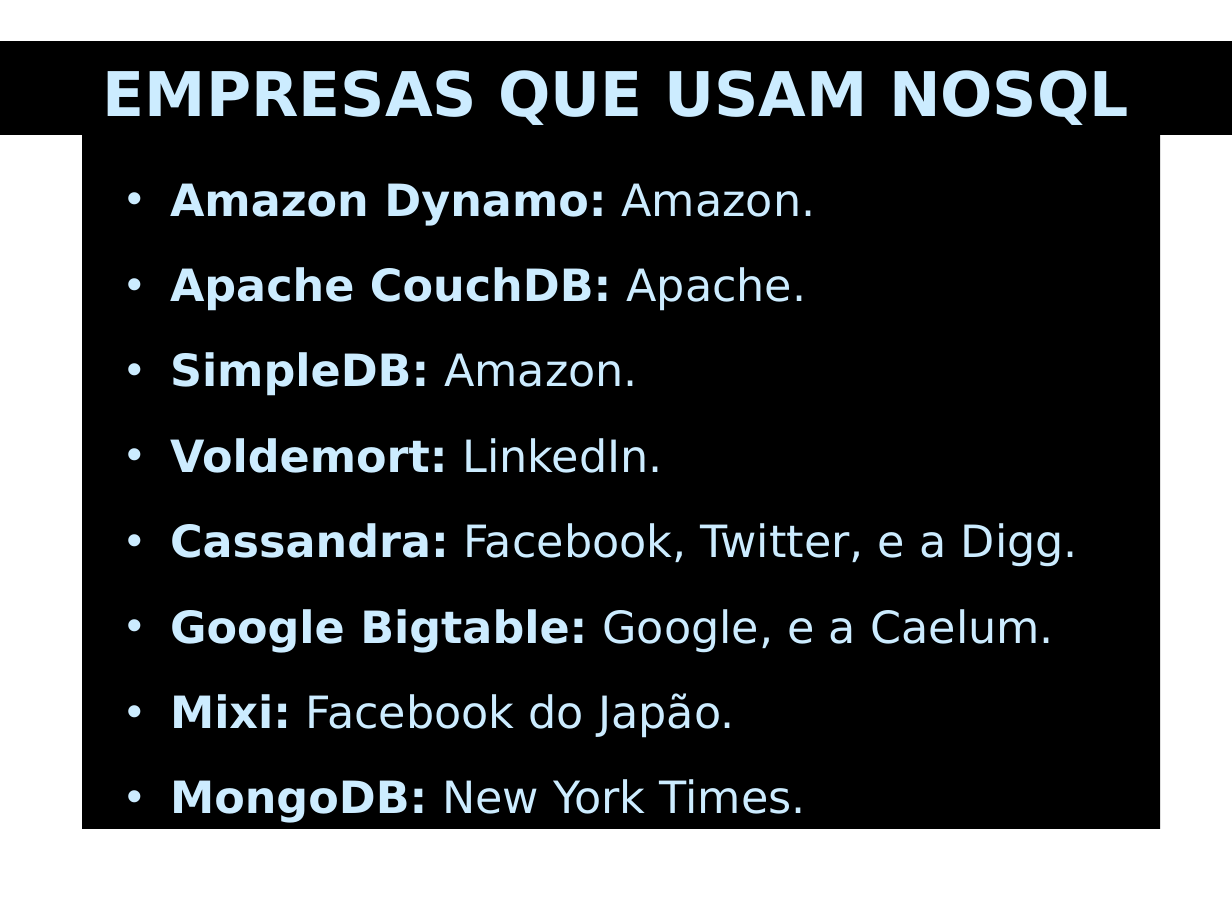
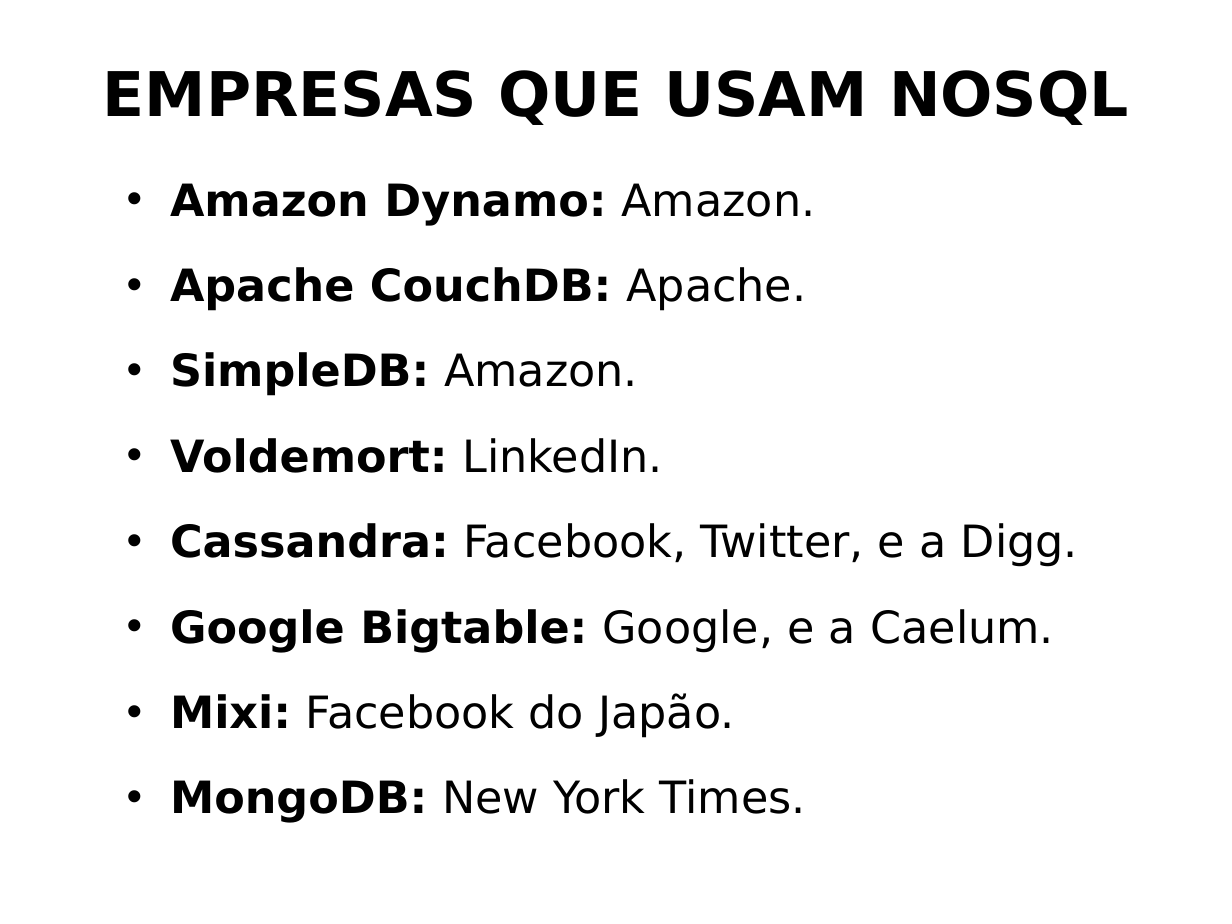
Before and after one commit to leoclaro/artigo-nosql, a slide deck: slide 6 of trabalho final/Apresentação - NOSQL.ppt. Drawn at 1232x924 pixels with LibreOffice and Linux fonts; fonts in the diff are those of the drawing; background and template pictures are left out. Boxes give left, top, right and bottom in pixels: in the first picture for what was removed or moved away, otherwise in the second. Text is boxed around its words. In the diff, an @@ line names an element or a change of style, - is before the commit and + after.

```diff
--- a/trabalho final/Apresentação - NOSQL.ppt
+++ b/trabalho final/Apresentação - NOSQL.ppt
@@ text "EMPRESAS QUE USAM NOSQL": place and size @@
-text "EMPRESAS QUE USAM NOSQL" at bbox=[0, 41, 1232, 134]
+text "EMPRESAS QUE USAM NOSQL" at bbox=[103, 70, 1129, 125]
@@ text "EMPRESAS QUE USAM NOSQL" at bbox=[103, 70, 1129, 125]: text colour #CCECFF to #000000; fill #000000 to none @@
@@ text "Amazon Dynamo: Amazon.": place and size @@
-text "Amazon Dynamo: Amazon." at bbox=[83, 133, 1161, 829]
+text "Amazon Dynamo: Amazon." at bbox=[170, 183, 1078, 823]
@@ text "Amazon Dynamo: Amazon." at bbox=[170, 183, 1078, 823]: text colour #CCECFF to #000000; bullet colour #CCECFF to #000000; fill #000000 to none @@
```
Also in this commit, not shown: 9 other slides changed.
